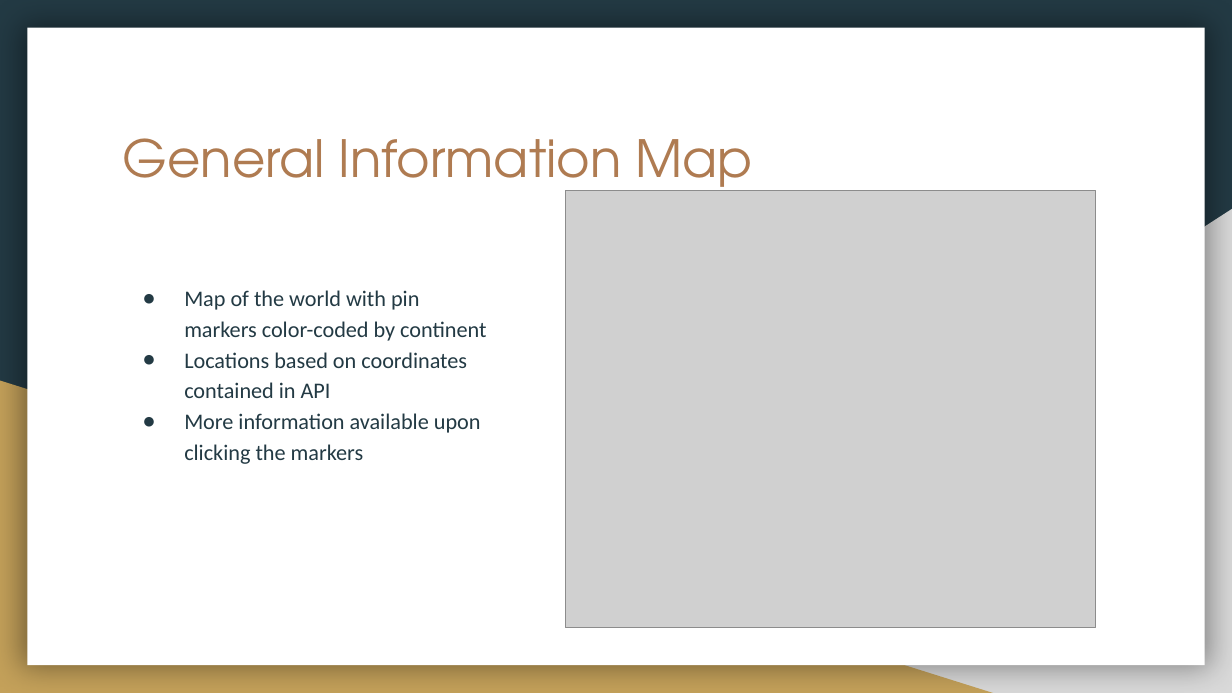
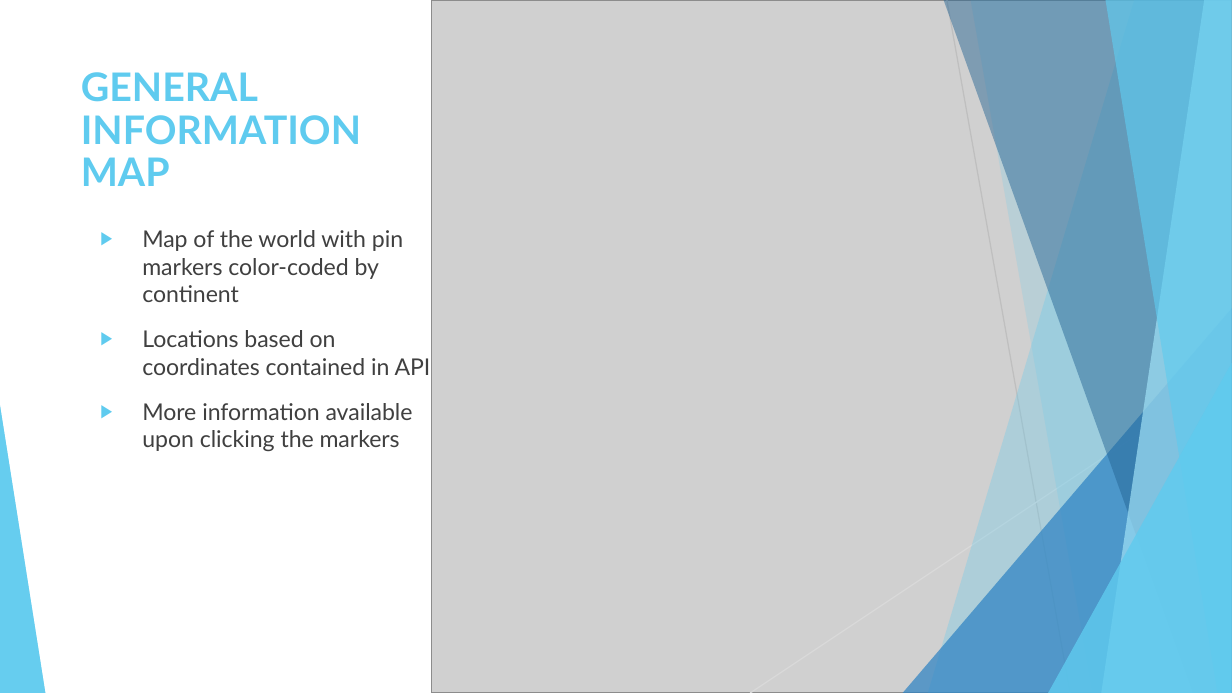
Before and after one commit to nelsonalb/World_Population-Project-3, a slide deck: slide 5 of Project 3- World Data Population.pptx. Drawn at 1232x693 pixels with LibreOffice and Linux fonts; fonts in the diff are those of the drawing; grey boxes stand for pictures. Boxes give left, top, right and bottom in pixels: in the first picture for what was removed or moved away, otherwise in the second. Text is boxed around its words. In the diff, an @@ line names an element or a change of style, - is before the commit and + after.

```diff
--- a/Project 3- World Data Population.pptx
+++ b/Project 3- World Data Population.pptx
@@ background #233A44 to #FFFFFF @@
@@ rectangle removed at bbox=[27, 28, 1205, 665] @@
@@ picture: place and size @@
-picture at bbox=[565, 190, 1096, 627]
+picture at bbox=[431, 0, 1232, 692]
@@ freeform shape added at bbox=[928, 0, 1232, 692], fill #5FCBEF at 30% opacity @@
@@ freeform shape added at bbox=[944, 0, 1232, 692], fill #226292 at 47% opacity @@
@@ line added from (947, 0) to (1071, 692), #BFBFBF 0.75 pt @@
@@ freeform shape added at bbox=[971, 0, 1232, 692], fill #5FCBEF at 20% opacity @@
@@ freeform shape added at bbox=[1101, 0, 1232, 692], fill #9FE0F5 at 70% opacity @@
@@ freeform shape added at bbox=[1105, 0, 1232, 692], fill #5FCBEF at 65% opacity @@
@@ title at bbox=[81, 72, 361, 186]: text changed; size 30 to 23 pt; font TeX Gyre Adventor to Lato; text colour #AF7B51 to #5FCBEF; bold on @@
-General Information Map
+GENERAL INFORMATION MAP
@@ right triangle removed at bbox=[483, 209, 1232, 693] @@
@@ text "Map of the world with ...": place and size @@
-text "Map of the world with ..." at bbox=[184, 290, 486, 464]
+text "Map of the world with ..." at bbox=[142, 230, 431, 451]
@@ text "Map of the world with ..." at bbox=[142, 230, 431, 451]: size 13 to 13.5 pt, font Calibri to Lato, text colour #233A44 to #404040; bullet ● to ▶; line spacing 1.15 to 1; more space between paragraphs; bullet colour #233A44 to #5FCBEF @@
@@ triangle added at bbox=[903, 308, 1232, 692], fill #2E83C3 at 72% opacity @@
@@ right triangle removed at bbox=[0, 381, 993, 693] @@
@@ line added from (1232, 372) to (750, 692), #D9D9D9 0.75 pt @@
@@ triangle added at bbox=[1048, 362, 1232, 692], fill #5FCBEF at 80% opacity @@
@@ group added at bbox=[0, 0, 1232, 693]: 5 freeform shapes, 3 triangles, 2 lines @@
@@ group added at bbox=[0, 0, 1232, 693]: 5 freeform shapes, 3 triangles, 1 line @@
```
Also in this commit, not shown: 6 other slides changed, 1 slide added, 1 slide removed.
